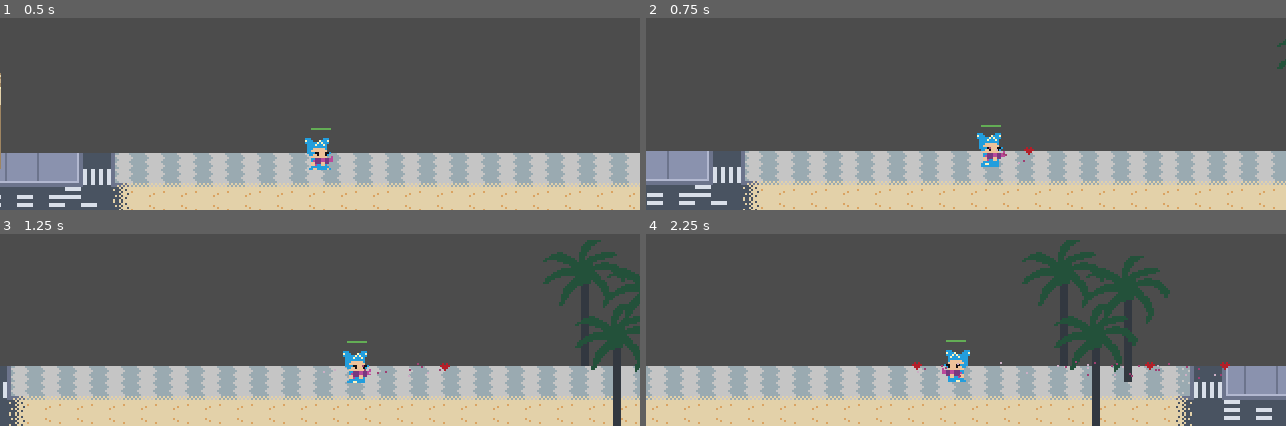
Above: before the commit, frames 1-4 (two rows, left to right).
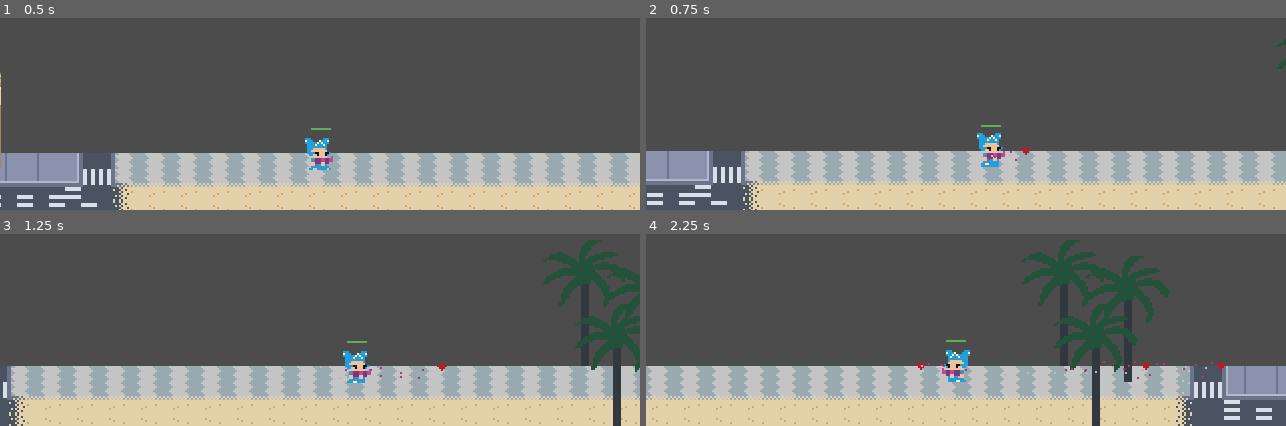
Above: after the commit, the same moments.

Repository: hamiltonromualdo/bring-ur-glam
Game: Godot game, scene res://src/Levels/Playground.tscn
The game is run twice, just before and just after one commit, with the same random seed, the same clock (stepped at 60 frames per second) and the same inputs.
Inputs (mouse positions are in pixels of both pictures, inside the frame that each line leads up to):
- Up to frame 1 (0.5 s): no input
- Up to frame 2 (0.75 s): move the mouse to (outside the picture) at 0.52 s; hold Right (ui_right) from 0.53 s (still down); click (outside the picture) at 0.6 s
- Up to frame 3 (1.25 s): keep holding Right (ui_right)
- Up to frame 4 (2.25 s): move the mouse to (838, 264) at 1.27 s; click (838, 264) at 1.35 s; move the mouse to (outside the picture) at 2.02 s; release Right (ui_right) at 2.03 s; hold Left (ui_left) from 2.03 s (still down); click (outside the picture) at 2.1 s

Frame 1 is identical in both runs. In frame 2, less than 0.1% of the frame differs, in the area x 53-61%, y 67-77%; in frame 3, 0.1%; in frame 4, 0.3%, in the area x 41-92%, y 66-76%.

Commit message:
Move bullet code to Player

Diff:
--- a/bring_ur_glam/src/Actors/Enemy.gd
+++ b/bring_ur_glam/src/Actors/Enemy.gd
@@ -1,18 +1,21 @@
 extends KinematicBody2D
+
 
 export var SPEED = 50
 export var GRAVITY = 10
 export var JUMP_POWER = -250
+export var HP = 3
+export (PackedScene) var BULLET
+
 const FLOOR = Vector2(0, -1)
+
 
 export var DIRECTION = true
 var velocity = Vector2.ZERO
 
-const FIREBALL = preload("res://src/Objects/Bullet.tscn")
 var player = null
 var canFire = true
 
-export var HP = 3
 
 func set_direction(dir):
     DIRECTION = dir
@@ -27,10 +30,12 @@
 
 func fire():
     if canFire:
-        var fireball = FIREBALL.instance()
-        fireball.set_fireball_direction(DIRECTION)
-        get_parent().add_child(fireball)
-        fireball.position = $Muzzle.global_position
+        var b = BULLET.instance()
+        b.set_fireball_direction(DIRECTION)
+        owner.add_child(b)
+        # TODO should use position or transform?
+        #b.position = $Muzzle.global_position
+        b.transform = $Muzzle.global_transform
         $ShootingTimer.start()
         canFire = false
 
--- a/bring_ur_glam/src/Actors/Enemy.tscn
+++ b/bring_ur_glam/src/Actors/Enemy.tscn
@@ -1,8 +1,9 @@
-[gd_scene load_steps=6 format=2]
+[gd_scene load_steps=7 format=2]
 
 [ext_resource path="res://assets/prototype.png" type="Texture" id=1]
 [ext_resource path="res://src/Actors/Enemy.gd" type="Script" id=2]
 [ext_resource path="res://src/UserInterface/HealthBar.tscn" type="PackedScene" id=3]
+[ext_resource path="res://src/Objects/Bullet.tscn" type="PackedScene" id=4]
 
 [sub_resource type="RectangleShape2D" id=1]
 extents = Vector2( 3.98543, 6.95294 )
@@ -18,6 +19,7 @@
 "_edit_horizontal_guides_": [ 40.0 ],
 "_edit_vertical_guides_": [ 0.0 ]
 }
+BULLET = ExtResource( 4 )
 
 [node name="Sprite" type="Sprite" parent="."]
 texture = ExtResource( 1 )
--- a/bring_ur_glam/src/Actors/Player.gd
+++ b/bring_ur_glam/src/Actors/Player.gd
@@ -5,6 +5,7 @@
 export var JUMP_POWER = -250.0
 const FLOOR = Vector2(0, -1)
 export var HP = 10
+export (PackedScene) var BULLET
 
 export var DIRECTION = true
 var _velocity = Vector2.ZERO
@@ -35,6 +36,15 @@
     $HealthBar.set_hp(HP)
     if HP <= 0:
         die()
+
+
+func fire():
+    var b = BULLET.instance()
+    b.set_fireball_direction(DIRECTION)
+    owner.add_child(b)
+    # TODO should use position or transform?
+    #b.position = $Muzzle.global_position
+    b.transform = $Muzzle.global_transform
 
 
 func get_x_input() -> float:
@@ -82,6 +92,8 @@
 
 
 func _physics_process(delta: float) -> void:
+    if Input.is_action_just_pressed("ui_shoot"):
+        fire()
     var new_velocity = get_input_velocity(_velocity)
     set_animation(new_velocity)
 
--- a/bring_ur_glam/src/Actors/Player.tscn
+++ b/bring_ur_glam/src/Actors/Player.tscn
@@ -1,8 +1,9 @@
-[gd_scene load_steps=9 format=2]
+[gd_scene load_steps=10 format=2]
 
 [ext_resource path="res://src/UserInterface/HealthBarGreen.tscn" type="PackedScene" id=1]
 [ext_resource path="res://src/Actors/Player.gd" type="Script" id=2]
 [ext_resource path="res://assets/blue.png" type="Texture" id=3]
+[ext_resource path="res://src/Objects/Bullet.tscn" type="PackedScene" id=4]
 
 [sub_resource type="RectangleShape2D" id=1]
 extents = Vector2( 5.77374, 6.70734 )
@@ -62,6 +63,7 @@
 [node name="Player" type="KinematicBody2D"]
 collision_mask = 4
 script = ExtResource( 2 )
+BULLET = ExtResource( 4 )
 
 [node name="CollisionShape2D" type="CollisionShape2D" parent="."]
 position = Vector2( 0, 9 )
--- a/bring_ur_glam/src/Levels/Playground.gd
+++ /dev/null
@@ -1,12 +0,0 @@
-extends Node2D
-
-const FIREBALL = preload("res://src/Objects/Bullet.tscn")
-
-func _process(delta):
-    if Input.is_action_just_pressed("ui_shoot"):
-        var playerPosition = $Player.DIRECTION
-
-        var fireball = FIREBALL.instance()
-        fireball.set_fireball_direction(playerPosition)
-        get_parent().add_child(fireball)
-        fireball.position = $Player/Muzzle.global_position
--- a/bring_ur_glam/src/Levels/Playground.tscn
+++ b/bring_ur_glam/src/Levels/Playground.tscn
@@ -1,7 +1,6 @@
-[gd_scene load_steps=9 format=2]
+[gd_scene load_steps=8 format=2]
 
 [ext_resource path="res://assets/Prototype-test.tres" type="TileSet" id=1]
-[ext_resource path="res://src/Levels/Playground.gd" type="Script" id=2]
 [ext_resource path="res://assets/Prototype.tres" type="TileSet" id=3]
 [ext_resource path="res://src/UserInterface/PauseScreen.tscn" type="PackedScene" id=4]
 [ext_resource path="res://src/Actors/Player.tscn" type="PackedScene" id=5]
@@ -10,7 +9,6 @@
 [ext_resource path="res://src/Actors/Enemy.tscn" type="PackedScene" id=8]
 
 [node name="Playground" type="Node2D"]
-script = ExtResource( 2 )
 
 [node name="Sky" type="ParallaxBackground" parent="."]
 
